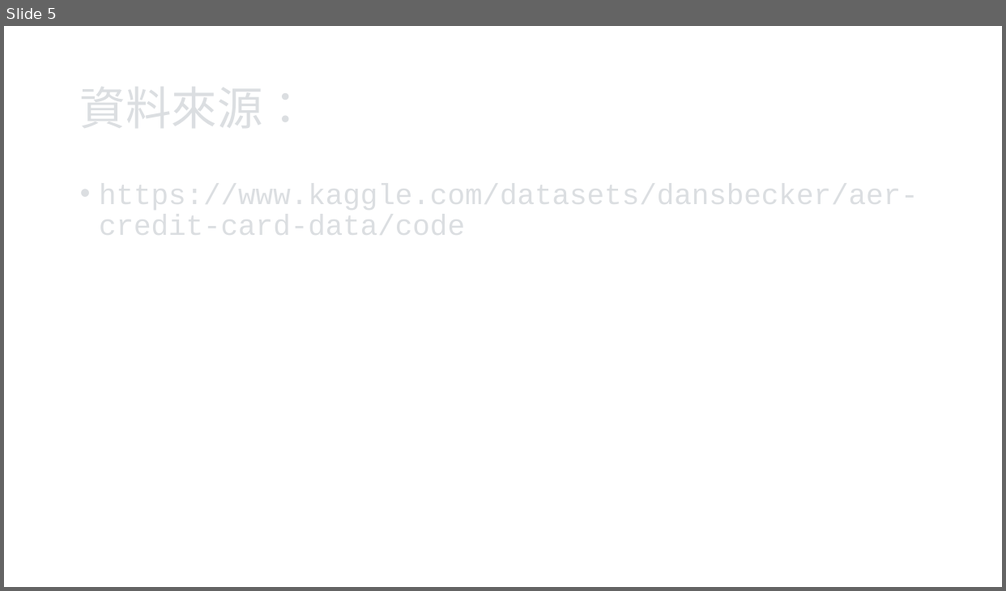
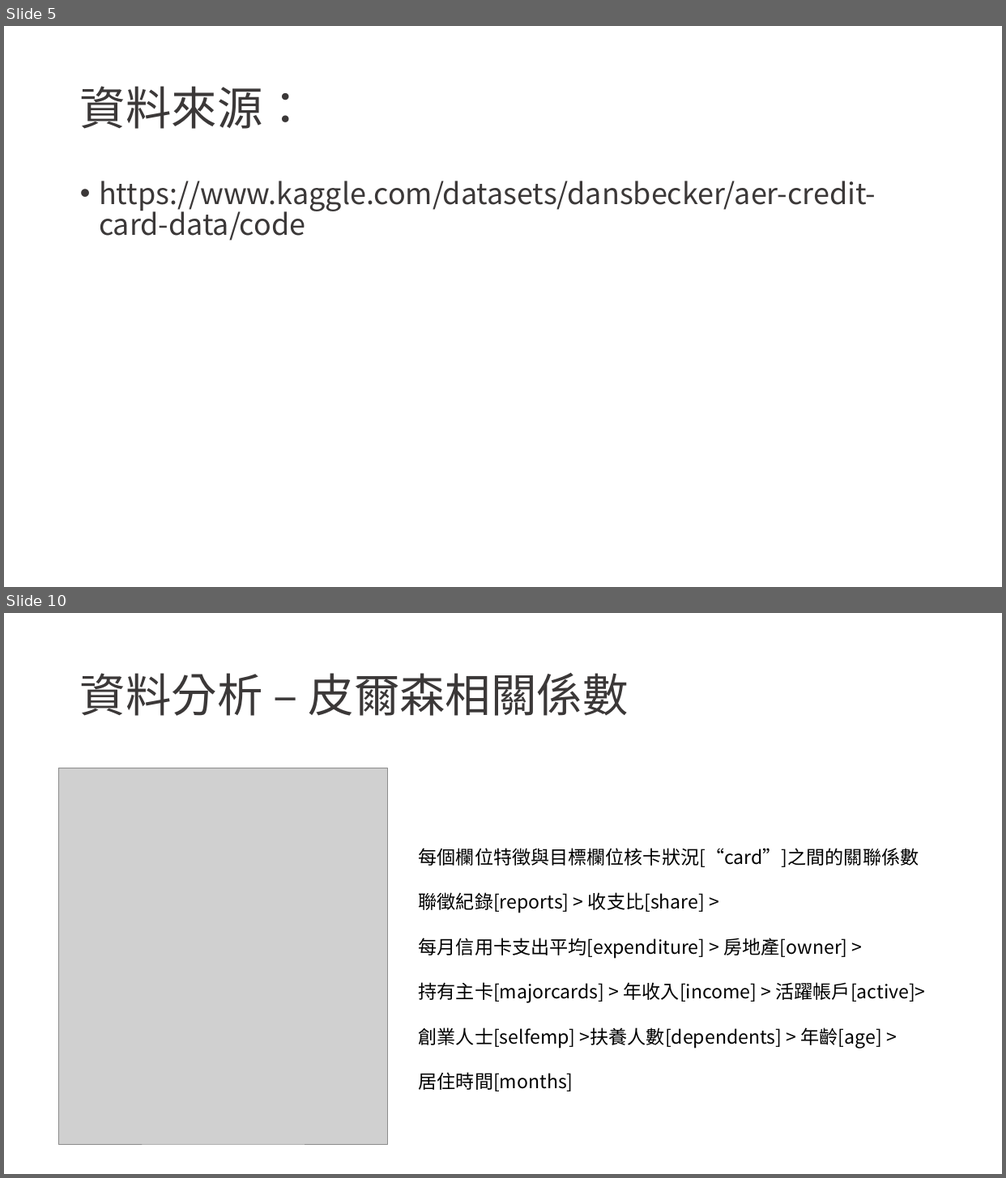
Before and after one commit to RCK10274/Issue_Credit_Card, a slide deck: Issue_Credit_Card.pptx. Shown one above the other, each under a label of ours: slide 5 before the commit, slides 5 and 10 after it; the slides between them are not shown. The pictures are 1006x591 and 1006x1178 pixels, drawn with LibreOffice and Linux fonts; fonts in the diff are those of the drawing; grey boxes stand for pictures. Boxes give left, top, right and bottom in pixels: in the first picture for what was removed or moved away, otherwise in the second. Text is boxed around its words. In the diff, an @@ line names an element or a change of style, - is before the commit and + after.

```diff
--- a/Issue_Credit_Card.pptx
+++ b/Issue_Credit_Card.pptx
@@ slide 10 added at (4, 613, 1002, 1174), background #FFFFFF @@
@@ title added at (80, 673, 629, 716), 44 pt, text #3B3838 @@
+資料分析 – 皮爾森相關係數
@@ picture added at (58, 769, 387, 1144) @@
@@ text added at (419, 848, 926, 1092), 18 pt, text #000000 @@
+每個欄位特徵與目標欄位核卡狀況[“card”]之間的關聯係數
+聯徵紀錄[reports] > 收支比[share] >
+每月信用卡支出平均[expenditure] > 房地產[owner] >
+持有主卡[majorcards] > 年收入[income] > 活躍帳戶[active]>
+創業人士[selfemp] >扶養人數[dependents] > 年齡[age] >
+居住時間[months]
@@ slide 5 changed as well @@
@@ title added at (80, 86, 309, 129), 44 pt, text #3B3838 @@
+資料來源：
@@ text added at (99, 181, 876, 241), 28 pt, text #3B3838 @@
+• https://www.kaggle.com/datasets/dansbecker/aer-credit-card-data/code
```
Also in this commit, not shown: 4 other slides changed, 15 other slides added, 1 slide removed, 21 other files.
